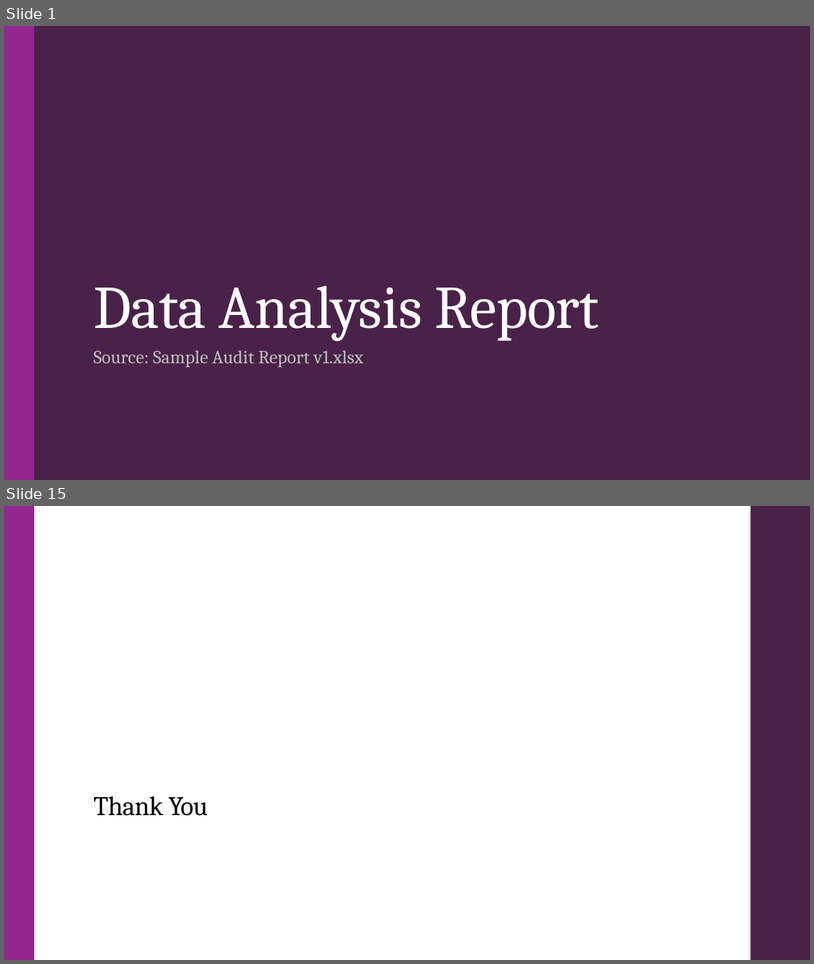
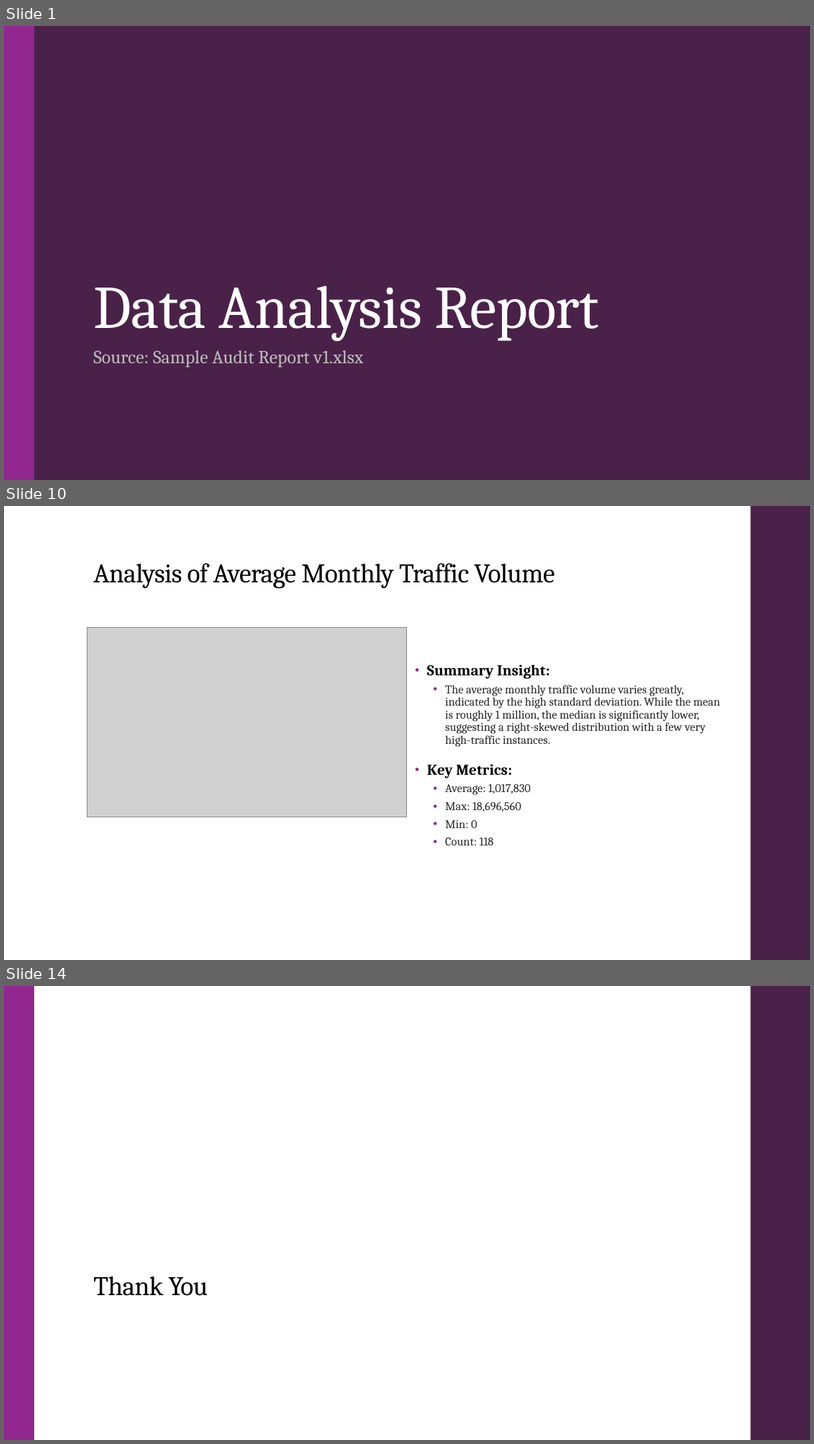
Before and after one commit to droy117/GT_Assignment_PPT_Ex, a slide deck: Debak/Data_Analysis_Report_Report.pptx. Shown one above the other, each under a label of ours: slides 1 and 15 before the commit, slides 1, 10 and 14 after it; the slides between them are not shown. The pictures are 814x964 and 814x1444 pixels, drawn with LibreOffice and Linux fonts; fonts in the diff are those of the drawing; grey boxes stand for pictures. Boxes give left, top, right and bottom in pixels: in the first picture for what was removed or moved away, otherwise in the second. Text is boxed around its words. In the diff, an @@ line names an element or a change of style, - is before the commit and + after.

Commit message:
update ppt and text placement

```diff
--- a/Debak/Data_Analysis_Report_Report.pptx
+++ b/Debak/Data_Analysis_Report_Report.pptx
@@ slide 10 added at (x1=4, y1=506, x2=810, y2=960), background #FFFFFF; not listed: 1 template element that a slide beside it also shows @@
@@ title added at (x1=93, y1=563, x2=555, y2=589), 32 pt, text #000000 @@
+Analysis of Average Monthly Traffic Volume
@@ picture added at (x1=88, y1=627, x2=407, y2=817) @@
@@ text added at (x1=427, y1=664, x2=720, y2=845), 14 pt, text #262626 @@
+• Summary Insight:
+  • The average monthly traffic volume varies greatly, indicated by the high standard deviation. While the mean is roughly 1 million, the median is significantly lower, suggesting a right-skewed distribution with a few very high-traffic instances.
+• Key Metrics:
+  • Average: 1,017,830
+  • Max: 18,696,560
+  • Min: 0
+  • Count: 118
@@ what was slide 15 is now slide 14 @@
```
Also in this commit, not shown: 1 slide changed, 10 other slides added, 12 slides removed, 7 other files.
